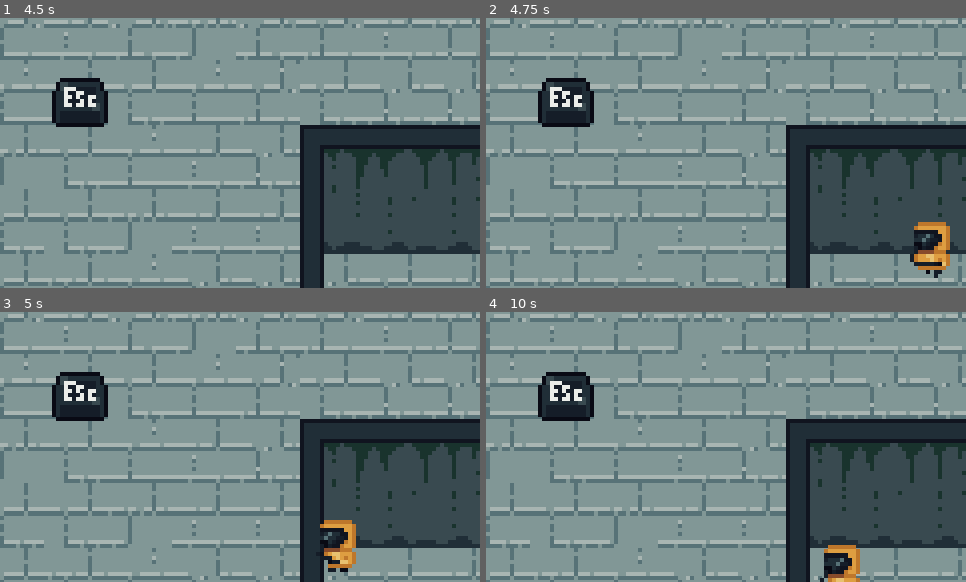
Above: before the commit, frames 1-4 (two rows, left to right).
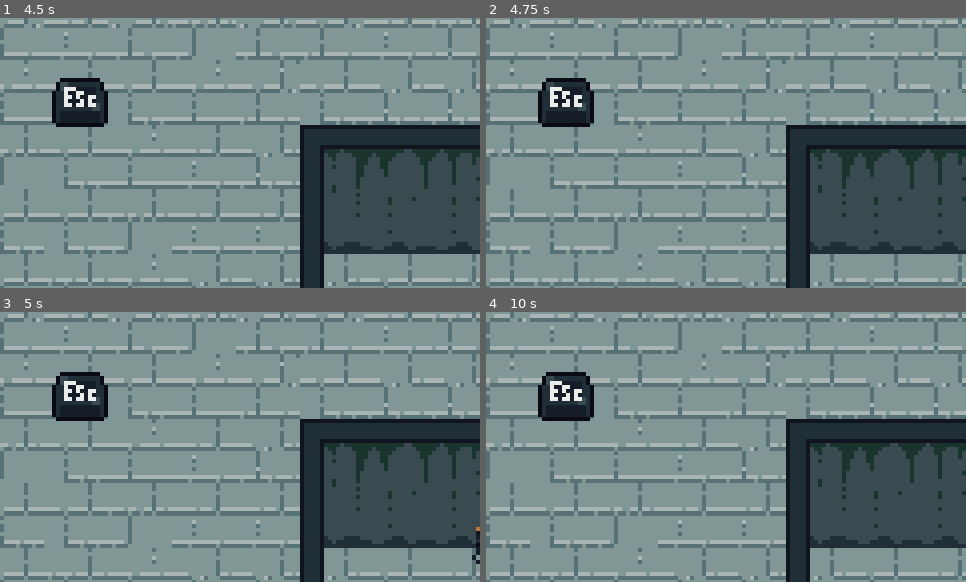
Above: after the commit, the same moments.

Repository: MarcelAndreleRoux/Biltong_LOB_IMY300
Game: Godot game, scene res://scenes/world/world.tscn
The game is run twice, just before and just after one commit, with the same random seed, the same clock (stepped at 60 frames per second) and the same inputs. This scene is started directly instead of the project's main scene. The engine's default icon, where the game draws it, is replaced by a stand-in: a white triangle on a blue panel in a dark square. Sound files missing from this copy of the repository are replaced by a short silence.
Inputs (mouse positions are in pixels of both pictures, inside the frame that each line leads up to):
- Up to frame 1 (4.5 s): tap Enter at 0.5, 2, 3.5 s; move the mouse to (345, 139) at 0.52 s; hold D (move_right) 0.53-1.28 s; tap E (pickup) at 0.6, 1.55, 2.1, 3.05, 3.6 s; tap Space at 1.25, 2.75, 4.25 s; move the mouse to (144, 166) at 1.27 s; hold S (move_down) 1.28-2.03 s; right-click (144, 166) at 1.35 s; move the mouse to (288, 93) at 2.02 s; hold D (move_right) 2.03-2.78 s; move the mouse to (216, 207) at 2.77 s; hold W (move_up) 2.78-3.53 s; click (216, 207) at 2.85 s; move the mouse to (384, 193) at 3.52 s; hold A (move_left) from 3.53 s (still down); move the mouse to (96, 112) at 4.27 s; right-click (96, 112) at 4.35 s
- Up to frame 2 (4.75 s): keep holding A (move_left); tap E (pickup) at 4.55 s
- Up to frame 3 (5 s): keep holding A (move_left)
- Up to frame 4 (10 s): move the mouse to (750, 447) at 5.02 s; release A (move_left) at 5.03 s; hold S (move_down) 5.03-5.78 s; tap E (pickup) at 5.1, 6.05, 6.6, 7.55, 8.1, 9.05, 9.6 s; move the mouse to (654, 379) at 5.77 s; hold D (move_right) 5.78-6.53 s; click (654, 379) at 5.85 s; move the mouse to (831, 433) at 6.52 s; hold W (move_up) 6.53-7.28 s; move the mouse to (630, 460) at 7.27 s; hold D (move_right) 7.28-8.03 s; right-click (630, 460) at 7.35 s; move the mouse to (774, 387) at 8.02 s; hold S (move_down) 8.03-8.78 s; move the mouse to (702, 501) at 8.77 s; hold A (move_left) 8.78-9.53 s; click (702, 501) at 8.85 s; move the mouse to (870, 487) at 9.52 s; hold W (move_up) from 9.53 s (still down)

Frame 1 is identical in both runs. In frame 2, 1.3% of the frame differs, in the area x 88-97%, y 75-97%; in frame 3, 1.3%; in frame 4, 1.0%.

Commit message:
Minor bug fixes
Added box and changed some other small things, still fixing throw collisions.

Diff:
--- a/scenes/Shared/SharedSignals.gd
+++ b/scenes/Shared/SharedSignals.gd
@@ -33,3 +33,8 @@
 # Item Pickup
 signal pickedup_item
 signal item_removed
+
+# Box
+signal player_move
+signal player_exit
+signal box_hit_wall
--- a/scenes/entities/enemies/enemy.gd
+++ b/scenes/entities/enemies/enemy.gd
@@ -17,7 +17,7 @@
 
 	_get_next_marker()
 
-func _physics_process(delta):
+func _physics_process(_delta):
 	if play_moving and not should_eat:
 		_update_direction()
 		move_and_slide()
--- a/scenes/entities/enemies/enemy.tscn
+++ b/scenes/entities/enemies/enemy.tscn
@@ -521,7 +521,10 @@
 transitions = ["walk", "eat", SubResource("AnimationNodeStateMachineTransition_lquxg"), "eat", "walk", SubResource("Ani …(192 unchanged characters)…
 graph_offset = Vector2(-31, -83)
 
-[node name="Enemy" type="CharacterBody2D" node_paths=PackedStringArray("wander_direction")]
+[node name="Enemy" type="CharacterBody2D" node_paths=PackedStringArray("wander_direction") groups=["activation", "enemy"]]
+z_index = 5
+collision_layer = 17
+collision_mask = 27
 script = ExtResource("1_1fxvc")
 wander_direction = NodePath("Wander")
 
--- /dev/null
+++ b/scenes/entities/objects/static/box/box.gd
@@ -0,0 +1,31 @@
+extends RigidBody2D
+
+@onready var Area = $MoveArea
+@onready var animatedSprite = $AnimatedSprite2D
+
+var remove_box: bool = false
+
+func _ready():
+    animatedSprite.play("idle")
+
+func _integrate_forces(_state):
+    rotation = 0
+    angular_velocity = 0
+
+func _on_move_area_body_entered(body:Node2D):
+    if body.is_in_group("player"):
+        SharedSignals.player_move.emit()
+        animatedSprite.play("near_box")
+
+    # if body.is_in_group("enemy"):
+    #     remove_box = true
+    #     animatedSprite.play("squash_box")
+
+func _on_move_area_body_exited(_body:Node2D):
+    SharedSignals.player_exit.emit()
+    animatedSprite.play("idle")
+
+# func _on_animated_sprite_2d_animation_finished():
+#     if remove_box:
+#         remove_box = false
+#         queue_free()
--- a/scenes/entities/objects/static/box/box.tscn
+++ b/scenes/entities/objects/static/box/box.tscn
@@ -1,5 +1,6 @@
-[gd_scene load_steps=6 format=3 uid="uid://3ybd1h5hqi4"]
+[gd_scene load_steps=10 format=3 uid="uid://3ybd1h5hqi4"]
 
+[ext_resource type="Script" path="res://scenes/entities/objects/static/box/box.gd" id="1_fdijp"]
 [ext_resource type="Texture2D" uid="uid://bgmachaejnlbs" path="res://assets/sprites/objects/static/box/Box.png" id="1_r7u5v"]
 
 [sub_resource type="AtlasTexture" id="AtlasTexture_j6ogj"]
@@ -9,6 +10,10 @@
 [sub_resource type="AtlasTexture" id="AtlasTexture_igt80"]
 atlas = ExtResource("1_r7u5v")
 region = Rect2(16, 0, 16, 16)
+
+[sub_resource type="AtlasTexture" id="AtlasTexture_nytyf"]
+atlas = ExtResource("1_r7u5v")
+region = Rect2(0, 10, 16, 5)
 
 [sub_resource type="SpriteFrames" id="SpriteFrames_qbh86"]
 animations = [{
@@ -27,21 +32,53 @@
 "loop": false,
 "name": &"near_box",
 "speed": 5.0
+}, {
+"frames": [{
+"duration": 1.0,
+"texture": SubResource("AtlasTexture_nytyf")
+}],
+"loop": true,
+"name": &"squash_box",
+"speed": 5.0
 }]
 
 [sub_resource type="RectangleShape2D" id="RectangleShape2D_kwl1v"]
 size = Vector2(12, 12)
 
-[node name="Box" type="RigidBody2D" groups=["object"]]
+[sub_resource type="CircleShape2D" id="CircleShape2D_vmih4"]
+radius = 9.0
+
+[sub_resource type="RectangleShape2D" id="RectangleShape2D_bpty4"]
+size = Vector2(14, 14)
+
+[node name="Box" type="RigidBody2D" groups=["activation", "object"]]
 collision_layer = 4
 collision_mask = 31
 gravity_scale = 0.0
+lock_rotation = true
 linear_damp = 50.0
 angular_damp = 50.0
+script = ExtResource("1_fdijp")
 
 [node name="AnimatedSprite2D" type="AnimatedSprite2D" parent="."]
+position = Vector2(4.17233e-07, 1.19209e-07)
+scale = Vector2(1, 1)
 sprite_frames = SubResource("SpriteFrames_qbh86")
 animation = &"idle"
 
 [node name="CollisionShape2D" type="CollisionShape2D" parent="."]
 shape = SubResource("RectangleShape2D_kwl1v")
+
+[node name="MoveArea" type="Area2D" parent="."]
+
+[node name="CollisionShape2D" type="CollisionShape2D" parent="MoveArea"]
+shape = SubResource("CircleShape2D_vmih4")
+
+[node name="ButtonArea" type="Area2D" parent="."]
+
+[node name="CollisionShape2D" type="CollisionShape2D" parent="ButtonArea"]
+shape = SubResource("RectangleShape2D_bpty4")
+
+[connection signal="animation_finished" from="AnimatedSprite2D" to="." method="_on_animated_sprite_2d_animation_finished"]
+[connection signal="body_entered" from="MoveArea" to="." method="_on_move_area_body_entered"]
+[connection signal="body_exited" from="MoveArea" to="." method="_on_move_area_body_exited"]
--- /dev/null
+++ b/scenes/entities/objects/static/box/grid_box.gd
@@ -0,0 +1 @@
+extends CharacterBody2D
--- /dev/null
+++ b/scenes/entities/objects/static/box/grid_box.tscn
@@ -0,0 +1,18 @@
+[gd_scene load_steps=4 format=3 uid="uid://cojmuay6cbyhr"]
+
+[ext_resource type="Script" path="res://scenes/entities/objects/static/box/grid_box.gd" id="1_1033l"]
+[ext_resource type="Texture2D" uid="uid://bgmachaejnlbs" path="res://assets/sprites/objects/static/box/Box.png" id="1_rwydf"]
+
+[sub_resource type="RectangleShape2D" id="RectangleShape2D_tqqd2"]
+size = Vector2(12, 12)
+
+[node name="GridBox" type="CharacterBody2D"]
+script = ExtResource("1_1033l")
+sliding_time = null
+
+[node name="Sprite2D" type="Sprite2D" parent="."]
+texture = ExtResource("1_rwydf")
+hframes = 2
+
+[node name="CollisionShape2D" type="CollisionShape2D" parent="."]
+shape = SubResource("RectangleShape2D_tqqd2")
--- a/scenes/entities/objects/static/button/button.gd
+++ b/scenes/entities/objects/static/button/button.gd
@@ -3,6 +3,7 @@
 @export var door_link_id: String
 
 var found_link: bool = false
+var area2d_active: bool = false
 
 @onready var animated_sprite_2d = $AnimatedSprite2D
 @onready var click_area = $ClickArea
@@ -15,18 +16,24 @@
 	animated_sprite_2d.play("idle")
 
 func _on_click_area_body_entered(body):
-	if body.name == "Enemy" or body.name == "Player":
+	if area2d_active:
+		return
+
+	if body.is_in_group("activation"):
 		SharedSignals.check_link.emit(self, door_link_id)
 
-	if found_link and door_link_id == door_link_found:
-		click.play()
-		animated_sprite_2d.play("click")
-		SharedSignals.doorState.emit(door_link_id, true)
-	else:
-		print("No link found or incorrect link. found_link:", found_link, "door_link_id:", door_link_id, "door_link_found:", door_link_found)
+		if found_link and door_link_id == door_link_found:
+			click.play()
+			animated_sprite_2d.play("click")
+			SharedSignals.doorState.emit(door_link_id, true)
+		else:
+			print("No link found or incorrect link. found_link:", found_link, "door_link_id:", door_link_id, "door_link_found:", door_link_found)
 
 func _on_click_area_body_exited(body):
-	if body.name == "Enemy" or body.name == "Player":
+	if area2d_active:
+		return
+
+	if body.is_in_group("activation"):
 		if found_link and door_link_id == door_link_found:
 			animated_sprite_2d.play_backwards("click")
 			SharedSignals.doorState.emit(door_link_id, false)
@@ -35,3 +42,22 @@
 	if button_id == door_link_id:
 		door_link_found = door_id
 		found_link = true
+
+func _on_detect_box_area_entered(area: Area2D):
+	if area.name == "ButtonArea":
+		area2d_active = true
+		SharedSignals.check_link.emit(self, door_link_id)
+
+		if found_link and door_link_id == door_link_found:
+			click.play()
+			animated_sprite_2d.play("click")
+			SharedSignals.doorState.emit(door_link_id, true)
+		else:
+			print("No link found or incorrect link. found_link:", found_link, "door_link_id:", door_link_id, "door_link_found:", door_link_found)
+
+func _on_detect_box_area_exited(area: Area2D):
+	if area.name == "ButtonArea":
+		area2d_active = false
+		if found_link and door_link_id == door_link_found:
+			animated_sprite_2d.play_backwards("click")
+			SharedSignals.doorState.emit(door_link_id, false)
--- a/scenes/entities/objects/static/button/button.tscn
+++ b/scenes/entities/objects/static/button/button.tscn
@@ -52,9 +52,13 @@
 radius = 6.0
 height = 16.0
 
+[sub_resource type="CapsuleShape2D" id="CapsuleShape2D_g13ac"]
+radius = 7.0
+height = 14.0
+
 [node name="Button" type="StaticBody2D"]
 collision_layer = 32
-collision_mask = 27
+collision_mask = 31
 script = ExtResource("1_hwqma")
 
 [node name="AnimatedSprite2D" type="AnimatedSprite2D" parent="."]
@@ -75,5 +79,12 @@
 stream = ExtResource("3_tuskx")
 volume_db = -19.066
 
+[node name="DetectBox" type="Area2D" parent="."]
+
+[node name="CollisionShape2D" type="CollisionShape2D" parent="DetectBox"]
+shape = SubResource("CapsuleShape2D_g13ac")
+
 [connection signal="body_entered" from="ClickArea" to="." method="_on_click_area_body_entered"]
 [connection signal="body_exited" from="ClickArea" to="." method="_on_click_area_body_exited"]
+[connection signal="area_entered" from="DetectBox" to="." method="_on_detect_box_area_entered"]
+[connection signal="area_exited" from="DetectBox" to="." method="_on_detect_box_area_exited"]
--- a/scenes/entities/player/player.gd
+++ b/scenes/entities/player/player.gd
@@ -1,4 +1,6 @@
 extends CharacterBody2D
+
+class_name player_class
 
 signal update_health(health: int, position: Vector2)
 signal update_inventory(item: String)
@@ -9,7 +11,7 @@
 @onready var throw = $throw
 
 var currentVelocity: Vector2
-var speed: int = 150
+var speed: int = 100
 
 var is_aiming: bool = false
 var direction: Vector2 = Vector2.ZERO
@@ -20,6 +22,14 @@
 
 func _ready():
 	animation_tree.active = true
+	SharedSignals.player_move.connect(_change_speed)
+	SharedSignals.player_exit.connect(_change_speed_back)
+
+func _change_speed():
+	speed = 50
+
+func _change_speed_back():
+	speed = 100
 
 func _handle_item_pickup(_item: String):
 	pass
@@ -114,14 +124,16 @@
 
 func _on_pickup_area_body_entered(body):
 	if body.name == "Food":
-		pickup.play()
+		if Input.is_action_just_pressed("pickup"):
+			pickup.play()
 
 func _on_pickup_finished():
 	SharedSignals.pickedup_item.emit()
 
 func _on_pickup_area_area_entered(area):
 	if area.name == "Food":
-		pickup.play()
+		if Input.is_action_just_pressed("pickup"):
+			pickup.play()
 
 func _dislpay_mouse():
 	var timer = Timer.new()
--- a/scenes/entities/player/player.tscn
+++ b/scenes/entities/player/player.tscn
@@ -23,6 +23,9 @@
 
 [sub_resource type="RectangleShape2D" id="RectangleShape2D_fmtvb"]
 size = Vector2(12, 7)
+
+[sub_resource type="RectangleShape2D" id="RectangleShape2D_ni5kc"]
+size = Vector2(10, 12)
 
 [sub_resource type="Animation" id="Animation_1we70"]
 length = 0.001
@@ -1161,7 +1164,7 @@
 transitions = ["Start", "idle", SubResource("AnimationNodeStateMachineTransition_pcgw8"), "idle", "run", SubResource("A …(1234 unchanged characters)…
 graph_offset = Vector2(-118.034, -24.4715)
 
-[node name="Player" type="CharacterBody2D" groups=["player"]]
+[node name="Player" type="CharacterBody2D" groups=["activation", "player"]]
 z_index = 2
 collision_layer = 8
 collision_mask = 23
@@ -1183,6 +1186,12 @@
 [node name="CollisionShape2D" type="CollisionShape2D" parent="PickupArea"]
 position = Vector2(0, -0.5)
 shape = SubResource("RectangleShape2D_fmtvb")
+
+[node name="PushPullArea" type="Area2D" parent="."]
+
+[node name="CollisionShape2D" type="CollisionShape2D" parent="PushPullArea"]
+position = Vector2(0, -4)
+shape = SubResource("RectangleShape2D_ni5kc")
 
 [node name="AnimationPlayer" type="AnimationPlayer" parent="."]
 libraries = {
@@ -1226,4 +1235,6 @@
 
 [connection signal="area_entered" from="PickupArea" to="." method="_on_pickup_area_area_entered"]
 [connection signal="body_entered" from="PickupArea" to="." method="_on_pickup_area_body_entered"]
+[connection signal="area_entered" from="PushPullArea" to="." method="_on_push_pull_area_area_entered"]
+[connection signal="area_exited" from="PushPullArea" to="." method="_on_push_pull_area_area_exited"]
 [connection signal="finished" from="pickup" to="." method="_on_pickup_finished"]
--- /dev/null
+++ b/scenes/world/TileMapScript.gd
@@ -0,0 +1 @@
+extends TileMap
--- a/scenes/world/world.tscn
+++ b/scenes/world/world.tscn
@@ -261,7 +261,7 @@
 layer_1/name = "Walls"
 layer_1/tile_data = PackedInt32Array(29, 1, 0, 28, 589825, 0, 27, 589825, 0, 26, 589825, 0, 25, 589825, 0, 24, 983041,  …(2545 unchanged characters)…
 layer_2/name = "Wires"
-layer_2/tile_data = PackedInt32Array(589826, 1048578, 0, 655 …(230 unchanged characters)… , 393237, 1048578, 0, 458773, 1048578, 0)
+layer_2/tile_data = PackedInt32Array(589826, 1048578, 0, 655 …(230 unchanged characters)… , 393237, 1048578, 0, 458773, 1048578, 0, 655384, 786434, 0, 655385, 983042, 0, 655386, 983042, 0, 655387, 983042, 0, 655388, 524290, 0, 720924, 1048578, 0, 786460, 1048578, 0, 851996, 1048578, 0, 589848, 1703937, 0)
 
 [node name="Player" parent="." instance=ExtResource("1_qoat8")]
 position = Vector2(299, 203)
@@ -298,7 +298,7 @@
 door_link_id = "156"
 
 [node name="Button2" parent="." instance=ExtResource("6_q0hj8")]
-position = Vector2(344, 48)
+position = Vector2(451, 222)
 door_link_id = "156"
 
 [node name="Door" parent="." instance=ExtResource("5_w5hph")]
@@ -309,7 +309,6 @@
 
 [node name="Button" parent="." instance=ExtResource("6_q0hj8")]
 position = Vector2(40, 145)
-collision_mask = 59
 door_link_id = "123"
 
 [node name="GamePause" type="CanvasLayer" parent="."]
@@ -414,8 +413,7 @@
 stretch_mode = 2
 
 [node name="Box" parent="." instance=ExtResource("15_r4v23")]
-visible = false
-position = Vector2(342, 207)
+position = Vector2(402, 187)
 collision_layer = 36
 
 [node name="Food" parent="." instance=ExtResource("17_hob8t")]
Not shown: 1 places in scenes/entities/objects/static/button/button.tscn that only renumber resources
Not shown: 1 places in scenes/entities/player/player.tscn that only renumber resources
